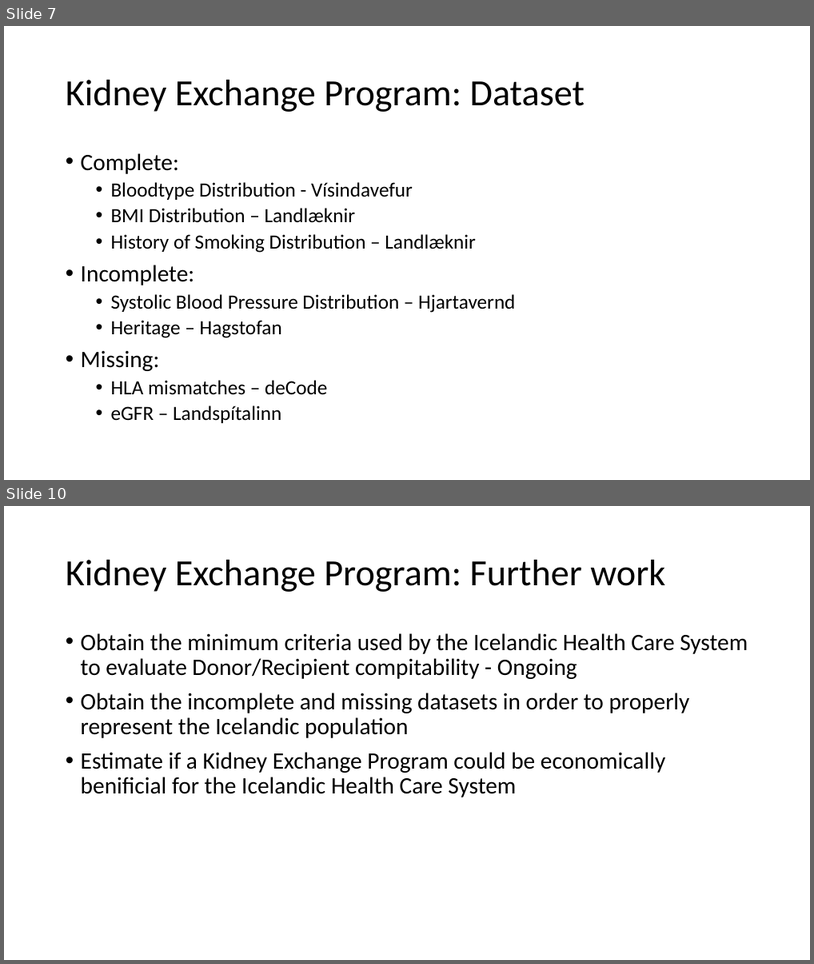
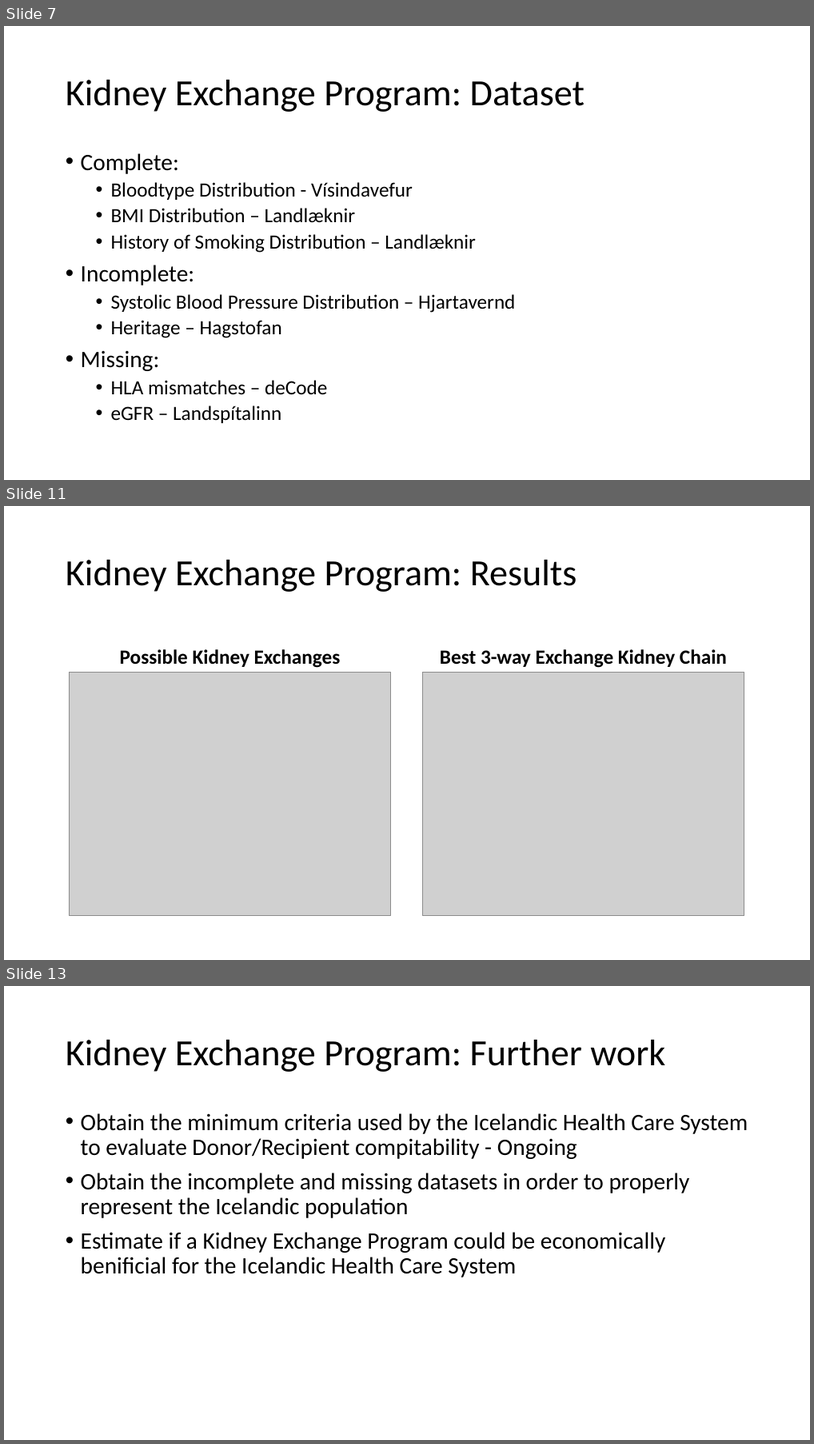
Before and after one commit to Kjarten/KidneyExchange-IS, a slide deck: Kidney Exchange Program.pptx. Shown one above the other, each under a label of ours: slides 7 and 10 before the commit, slides 7, 11 and 13 after it; the slides between them are not shown. The pictures are 814x964 and 814x1444 pixels, drawn with LibreOffice and Linux fonts; fonts in the diff are those of the drawing; grey boxes stand for pictures. Boxes give left, top, right and bottom in pixels: in the first picture for what was removed or moved away, otherwise in the second. Text is boxed around its words. In the diff, an @@ line names an element or a change of style, - is before the commit and + after.

```diff
--- a/Kidney Exchange Program.pptx
+++ b/Kidney Exchange Program.pptx
@@ slide 11 added at (4,506,810,960), background #FFFFFF @@
@@ title added at (66,560,578,592), 44 pt, text #000000 @@
+Kidney Exchange Program: Results
@@ text added at (120,649,341,668), 24 pt, text #000000, bold @@
+Possible Kidney Exchanges
@@ text added at (440,649,727,668), 24 pt, text #000000, bold @@
+Best 3-way Exchange Kidney Chain
@@ picture added at (70,672,391,916) @@
@@ picture added at (422,672,745,916) @@
@@ what was slide 10 is now slide 13 @@
```
Also in this commit, not shown: 3 slides changed, 2 other slides added.
